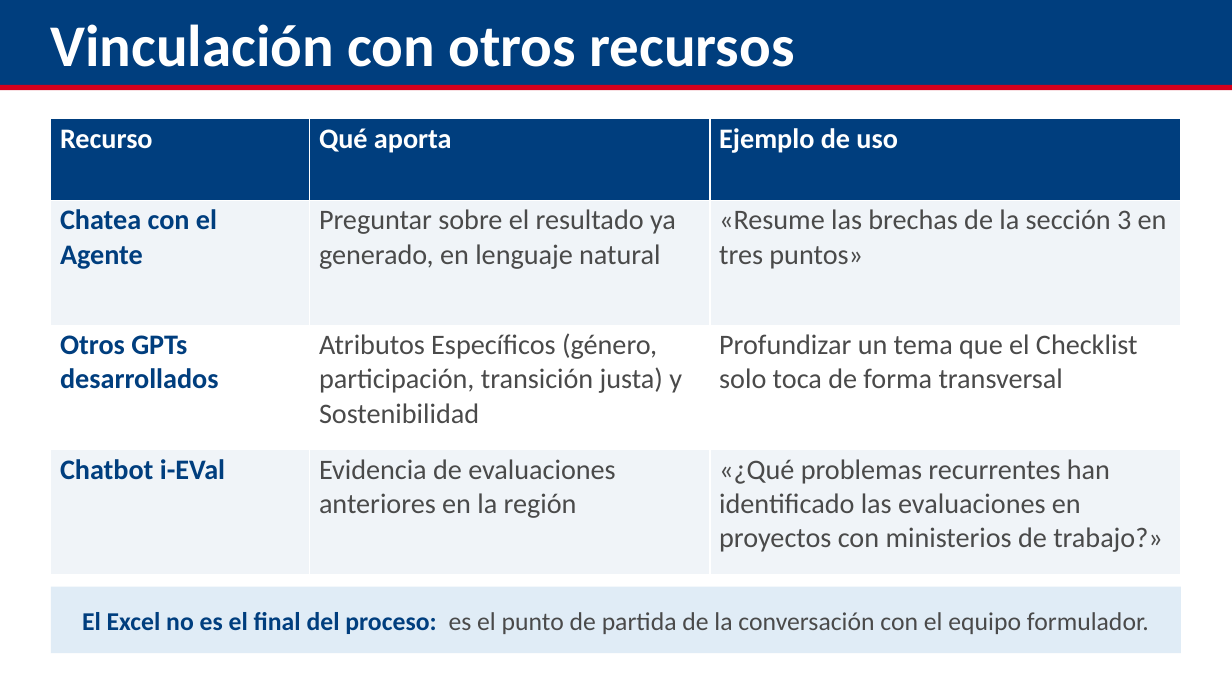
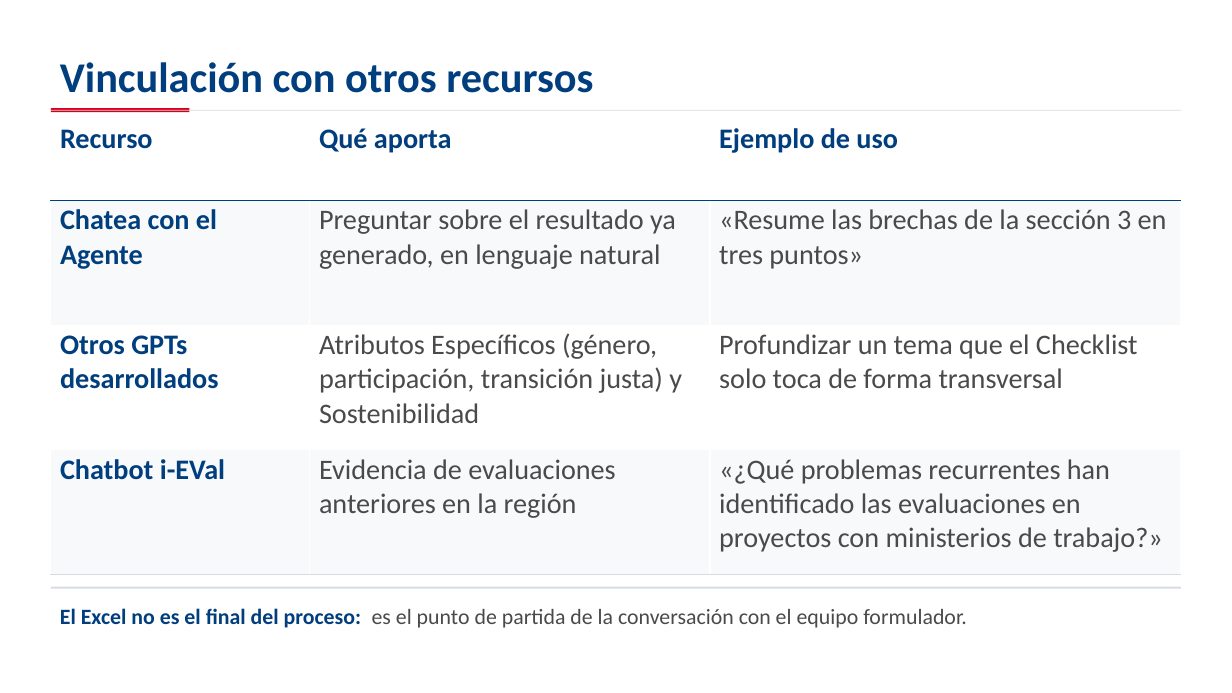
Before and after one commit to aevpsnow6-oss/deploy, a slide deck: slide 31 of presentation/capacitacion_appraisal/Capacitacion_Appraisal_GPT_Ahmed.pptx (slide 26 before the commit). Drawn at 1232x693 pixels with LibreOffice and Linux fonts; fonts in the diff are those of the drawing. Boxes give left, top, right and bottom in pixels: in the first picture for what was removed or moved away, otherwise in the second. Text is boxed around its words. In the diff, an @@ line names an element or a change of style, - is before the commit and + after.

```diff
--- a/presentation/capacitacion_appraisal/Capacitacion_Appraisal_GPT_Ahmed.pptx
+++ b/presentation/capacitacion_appraisal/Capacitacion_Appraisal_GPT_Ahmed.pptx
@@ rectangle removed at [0,0,1232,85] @@
@@ text "Vinculación con otros recursos": place and size @@
-text "Vinculación con otros recursos" at [51,24,794,67]
+text "Vinculación con otros recursos" at [60,62,593,93]
@@ text "Vinculación con otros recursos" at [60,62,593,93]: size 46 to 33 pt, text colour #FFFFFF to #003E7E @@
@@ table at [51,118,1181,575] @@
@@ fill #003E7E to #FFFFFF in row 1 @@
@@ fill #F0F4F8 to #F7F9FB in 6 cells @@
@@ text colour #FFFFFF to #003E7E in "Recurso", "Qué aporta", "Ejemplo de uso" @@
@@ borders changed @@
@@ rectangle: place and size @@
-rectangle at [0,85,1232,91]
+rectangle at [51,110,1181,111]
@@ rectangle at [51,110,1181,111]: fill #D6001C to #D6DCE3 @@
@@ rectangle added at [51,108,189,112], fill #D6001C @@
@@ text "El Excel no es el ...": place and size @@
-text "El Excel no es el ..." at [51,587,1181,653]
+text "El Excel no es el ..." at [60,608,967,628]
@@ text "El Excel no es el ..." at [60,608,967,628]: size 20 to 17 pt; alignment centre to left; vertical alignment middle to top; fill #E0ECF6 to none @@
@@ rectangle added at [51,587,1181,589], fill #D6DCE3 @@
```
Also in this commit, not shown: 26 other slides changed, 6 slides added, 8 other files.
